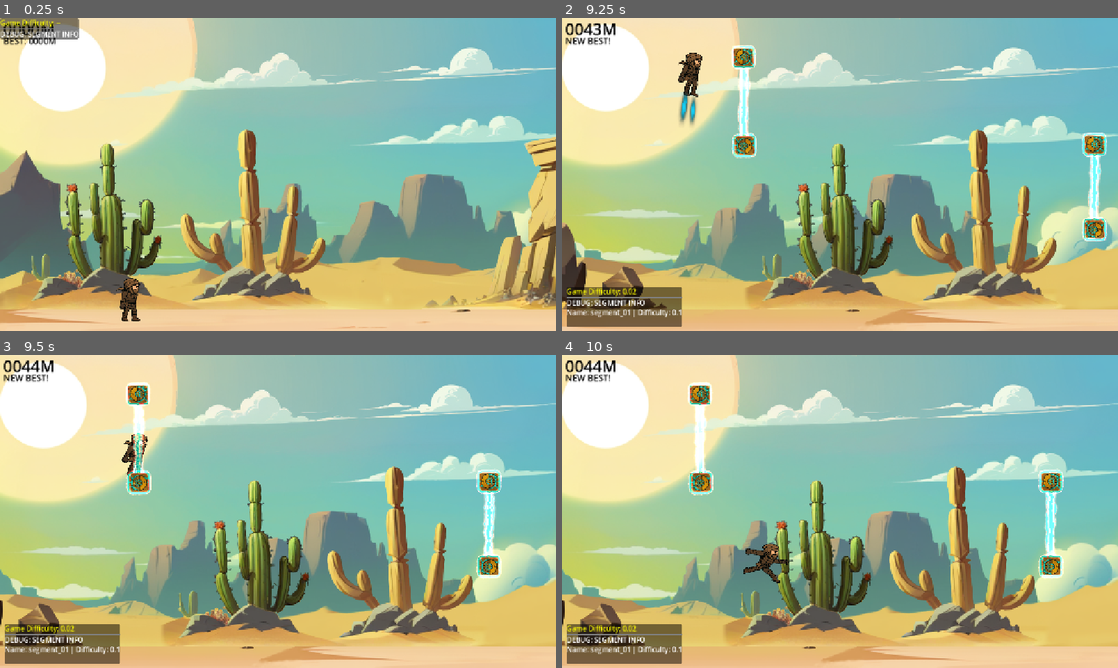
Above: before the commit, frames 1-4 (two rows, left to right).
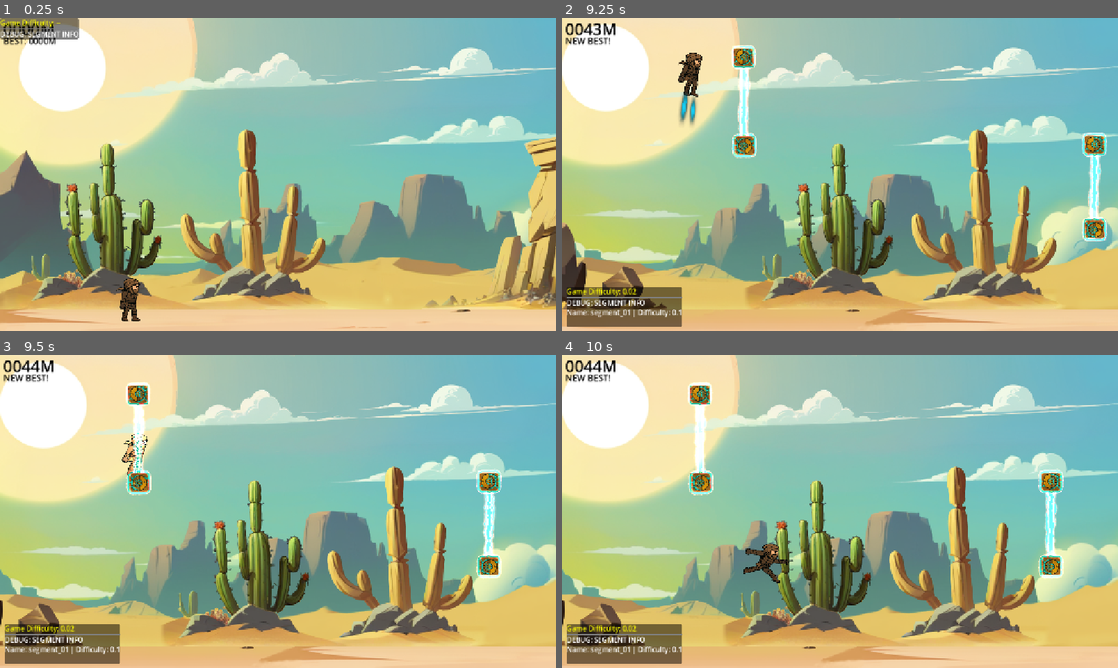
Above: after the commit, the same moments.

Repository: snowfrogdev/jetpack-joyride-clone
Game: Godot game, scene res://main.tscn
Same seed, same stepped clock (60 frames per second), same inputs: the game is played once before the commit and once after it.
Inputs:
- Up to frame 1 (0.25 s): no input
- Up to frame 2 (9.25 s): tap Enter (ui_accept) at 0.5, 0.77, 1.52, 3.02, 3.77, 4.52, 6.02, 6.77, 7.52, 9.02 s; hold Space (Boost) 0.53-1.28 s; tap Space (Boost) every 1.5 s from 1.35 to 8.85 s; hold Space (Boost) 2.03-2.78 s; hold Space (Boost) 3.53-4.28 s; hold Space (Boost) 5.03-5.78 s; hold Space (Boost) 6.53-7.28 s; hold Space (Boost) 8.03-8.78 s
- Up to frame 3 (9.5 s): no input
- Up to frame 4 (10 s): hold Space (Boost) from 9.53 s (still down); tap Enter (ui_accept) at 9.77 s

Frames 1-2 are identical in both runs. In frame 3, 0.3% of the frame differs, in the area x 21-27%, y 24-38%; in frame 4, nothing differs.

Commit message:
Enhance sun core relays interaction by adding zap effect to player and refining impact sound handling

Diff:
--- a/hazards/sun_core_relays/sun_core_relays.gd
+++ b/hazards/sun_core_relays/sun_core_relays.gd
@@ -11,7 +11,7 @@
 @onready var sfx: AudioStreamPlayer = $ImpactSfx
 
 func _ready():
-  # Duplicate the shape so it’s unique to this instance
+  # Duplicate the shape so it's unique to this instance
   if beam_collision_shape.shape:
       beam_collision_shape.shape = beam_collision_shape.shape.duplicate()
 
@@ -111,3 +111,5 @@
 func _on_body_entered(body) -> void:
   if body.is_in_group("player"):
     sfx.play()
+    if body.has_method("zap_player"):
+      body.zap_player()
--- a/player/player.gd
+++ b/player/player.gd
@@ -68,3 +68,16 @@
 func set_collision_with_hazards(enabled: bool) -> void:
   # When enabled is false, we ignore hazards
   ignore_hazards = !enabled
+
+# Make the player's ZapAnimation visible for 1 second when hit by sun_core_relay
+func zap_player() -> void:
+  # Create a series of white flashes for a more dramatic zap effect
+  var tween = create_tween().set_trans(Tween.TRANS_SINE)
+
+  # Flash bright white several times to create a pulsing electricity effect
+  tween.tween_property(self, "modulate", Color(3.0, 3.0, 3.0, 1.0), 0.05)
+  tween.tween_property(self, "modulate", Color(1.0, 1.0, 1.0, 1.0), 0.05)
+  tween.tween_property(self, "modulate", Color(3.0, 3.0, 3.0, 1.0), 0.05)
+  tween.tween_property(self, "modulate", Color(1.0, 1.0, 1.0, 1.0), 0.05)
+  tween.tween_property(self, "modulate", Color(3.0, 3.0, 3.0, 1.0), 0.05)
+  tween.tween_property(self, "modulate", Color(1.0, 1.0, 1.0, 1.0), 0.15)
